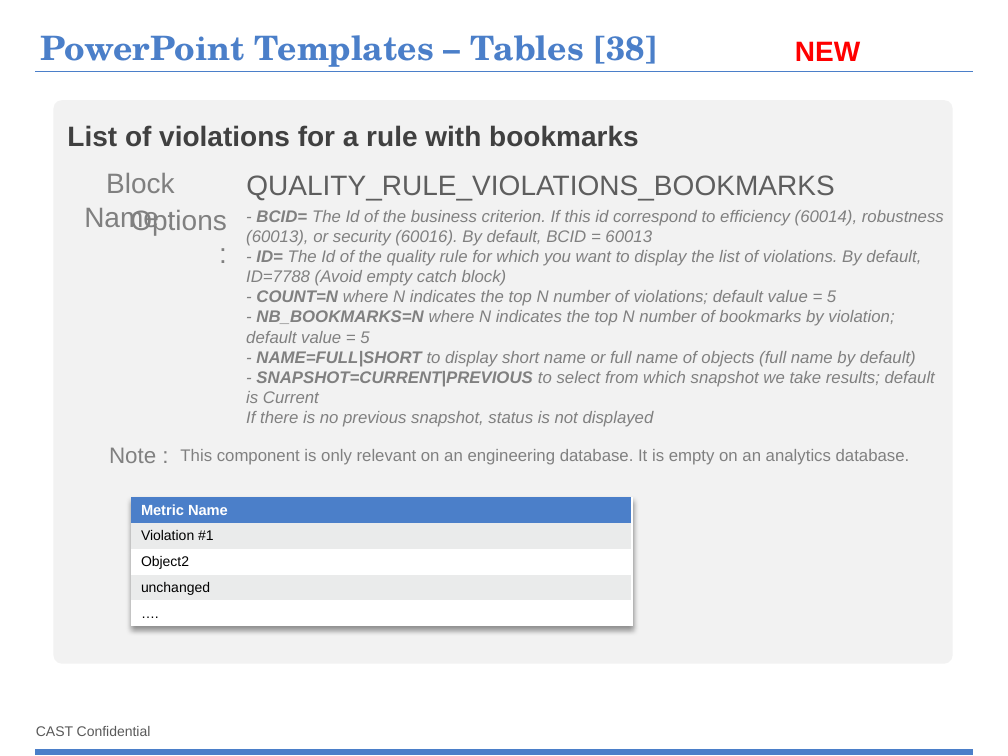
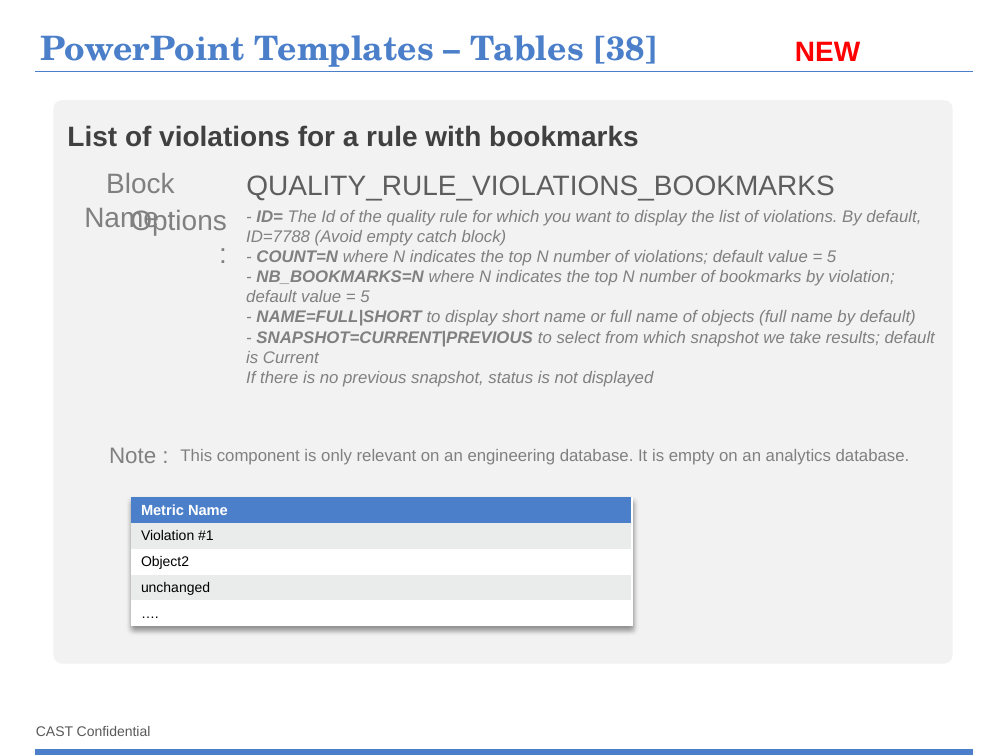
Before and after one commit to CAST-projects/ReportGenerator, a slide deck: slide 69 of CastReporting.Reporting/TemplatesFiles/1- Powerpoint-components-library.pptx. Drawn at 1008x756 pixels with LibreOffice and Linux fonts; fonts in the diff are those of the drawing; background and template pictures are left out. Boxes give left, top, right and bottom in pixels: in the first picture for what was removed or moved away, otherwise in the second. Text is boxed around its words. In the diff, an @@ line names an element or a change of style, - is before the commit and + after.

```diff
--- a/CastReporting.Reporting/TemplatesFiles/1- Powerpoint-components-library.pptx
+++ b/CastReporting.Reporting/TemplatesFiles/1- Powerpoint-components-library.pptx
@@ text at [246,210,921,266]: text changed @@
-- BCID= The Id of the business criterion. If this id correspond to efficiency (60014), robustness (60013), or security (60016). By default, BCID = 60013
-- ID= The Id of the quality rule for which you want to display the list of violations. By default, ID=7788 (Avoid empty catch block)
-- COUNT=N where N indicates the top N number of violations; default value = 5
+- ID= The Id of the quality rule for which you want to display the list of violations. By default, ID=7788 (Avoid empty catch block)
+- COUNT=N where N indicates the top N number of violations; default value = 5
```
Also in this commit, not shown: 2 other files.
